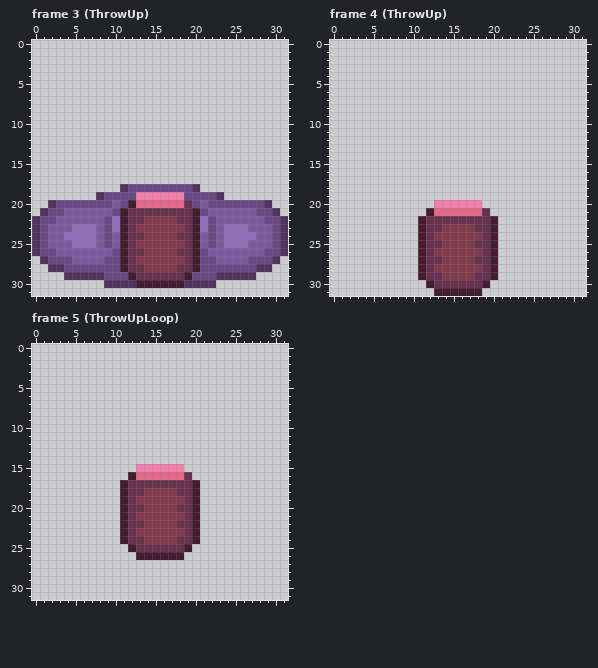
Two states of a pixel-art file, Assets/Sprites/Personaje.aseprite. The picture above is the old version.
32x32 pixels, 10 frames. Shown: frame 3 (ThrowUp), frame 4 (ThrowUp), frame 5 (ThrowUpLoop).
The same view after the edit:
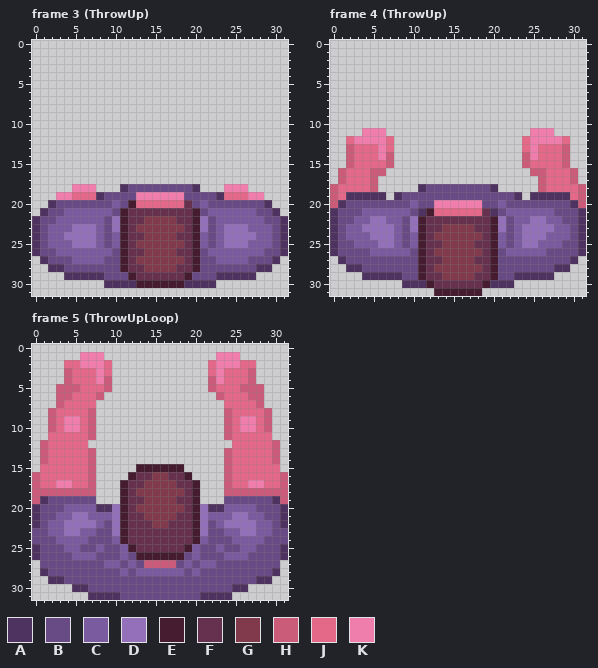
Palette (. is transparent): A #4e3260  B #684a85  C #7a5b9f  D #9570ba  E #461d30  F #66314f  G #803a4c  H #ca5c79  J #e46888  K #ef7eac
Message: Faltan frames de vomitar
Diff:
--- frame 3 (ThrowUp), layer "Arms"
@@ x 0..31 @@
 17 ................................
-18 ...........ABBBBBBBBA...........
-19 ........ABBBBKKKKKKBBBBA........
+18 .....KKK...ABBBBBBBBA...KKK.....
+19 ...KKJJJABBBBKKKKKKBBBBAJJJKK...
 20 ..ABBBBBBBCBEJJJJJJFBCBBBBBBBA..
--- frame 4 (ThrowUp), layers "Body", "Arms"
@@ x 0..31 @@
 10 ................................
-11 ................................
-12 ................................
-13 ................................
-14 ................................
-15 ................................
-16 ................................
-17 ................................
-18 ................................
-19 ................................
-20 .............KKKKKK.............
-21 ............EJJJJJJF............
-22 ...........EFFFFFFFFE...........
-23 ...........EFFGGGGFFE...........
-24 ...........EFGGGGGGFE...........
-25 ...........EFFGGGGFFE...........
-26 ...........EFGGGGGGFE...........
-27 ...........EFFGGGGFFE...........
-28 ...........EFGGGGGGFE...........
-29 ...........EFFGGGGFFE...........
-30 ............EFFFFFFE............
+11 ....KKK..................KKK....
+12 ..JKKKKJ................JKKKKJ..
+13 ..HJJJKJ................JKJJJH..
+14 ..HJJJKH................HKJJJH..
+15 ..HJJJJH................HJJJJH..
+16 .HJJJHH..................HHJJJH.
+17 .HJJJH....................HJJJH.
+18 HJJJJH.....ABBBBBBBBA.....HJJJJH
+19 HJAAAAA.ABBBBBBBBBBBBBBA.AAAAAJH
+20 HABBBBBBBBCBBKKKKKKBBCBBBBBBBBAH
+21 ABBBCCCCCCBAEJJJJJJFABCCCCCCBBBA
+22 ABBCCDDCCBDEFFFFFFFFEDBCCDDCCBBA
+23 ABCCDDDDCBDEFFGGGGFFEDBCDDDDCCBA
+24 ABCCCDDDCBCEFGGGGGGFECBCDDDCCCBA
+25 ABBCCCDDCBCEFFGGGGFFECBCDDCCCBBA
+26 ABBBBCCCCCBEFGGGGGGFEBCCCCCBBBBA
+27 .ABBBBBBBBBEFFGGGGFFEBBBBBBBBBA.
+28 ..AABBBBBBBEFGGGGGGFEBBBBBBBAA..
+29 ....AAAAABBEFFGGGGFFEBBAAAAA....
+30 .........AAAEFFFFFFEAAA.........
 31 .............EEEEEE.............
--- frame 5 (ThrowUpLoop), layers "Head", "Body", "Arms"
@@ x 0..31 @@
  0 ................................
- 1 ................................
- 2 ................................
- 3 ................................
- 4 ................................
- 5 ................................
- 6 ................................
- 7 ................................
- 8 ................................
- 9 ................................
-10 ................................
-11 ................................
-12 ................................
-13 ................................
-14 ................................
-15 .............KKKKKK.............
-16 ............EJJJJJJF............
-17 ...........EFFFFFFFFE...........
-18 ...........EFFGGGGFFE...........
-19 ...........EFGGGGGGFE...........
-20 ...........EFFGGGGFFE...........
-21 ...........EFGGGGGGFE...........
-22 ...........EFFGGGGFFE...........
-23 ...........EFGGGGGGFE...........
-24 ...........EFFGGGGFFE...........
-25 ............EFFFFFFE............
-26 .............EEEEEE.............
-27 ................................
-28 ................................
-29 ................................
-30 ................................
-31 ................................
+ 1 ......KKK..............KKK......
+ 2 ....JJKKKJ............JKKKJJ....
+ 3 ....HJJJKJ............JKJJJH....
+ 4 ....HJJJKH............HKJJJH....
+ 5 ...HHHJJJH............HJJJHHH...
+ 6 ...HHJJJH..............HJJJHH...
+ 7 ...HJJJJ................JJJJH...
+ 8 ..HJJJJH................HJJJJH..
+ 9 ..HJKKJH................HJKKJH..
+10 ..HJKKJH................HJKKJH..
+11 ..JJJJJH................HJJJJJ..
+12 .HJJJJJ..................JJJJJH.
+13 .HJJJJJH................HJJJJJH.
+14 .HJJJJJH................HJJJJJH.
+15 .JJJJJJH.....EEEEEE.....HJJJJJJ.
+16 HJJJJJJH....EFFGGFFE....HJJJJJJH
+17 HJJKKJJH...EFFGGGGFFE...HJJKKJJH
+18 HHHHHHHH...EFGGGGGGFE...HHHHHHHH
+19 HABBBBBB...EFFGGGGFFE...BBBBBBAH
+20 ABBBCCCCAADEFGGGGGGFEDAACCCCBBBA
+21 ABBCCDDCCCDEFFGGGGFFEDCCCDDCCBBA
+22 ABCCDDDDCBDEFFFGGFFFEDBCDDDDCCBA
+23 BBCCDDCCBBDEFFFFFFFFEDBBCCDDCCBB
+24 BBBCCCCBBBCEFFFFFFFFECBBBCCCCBBB
+25 ABBBCCBBCBBCEFFFFFFECBBCBBCCBBBA
+26 ABBBBCCCBBBCBEEEEEEBCBBBCCCBBBBA
+27 .BBBBBBBBCCBCBHHHHBCBCCBBBBBBBB.
+28 .ABBBBBBBBBCBCCCCCCBCBBBBBBBBBA.
+29 ..AABBBBBBBBBBBBBBBBBBBBBBBBAA..
+30 .....AABBBBBBBBBBBBBBBBBBAA.....
+31 .......AAAABBBBBBBBBBAAAA.......
